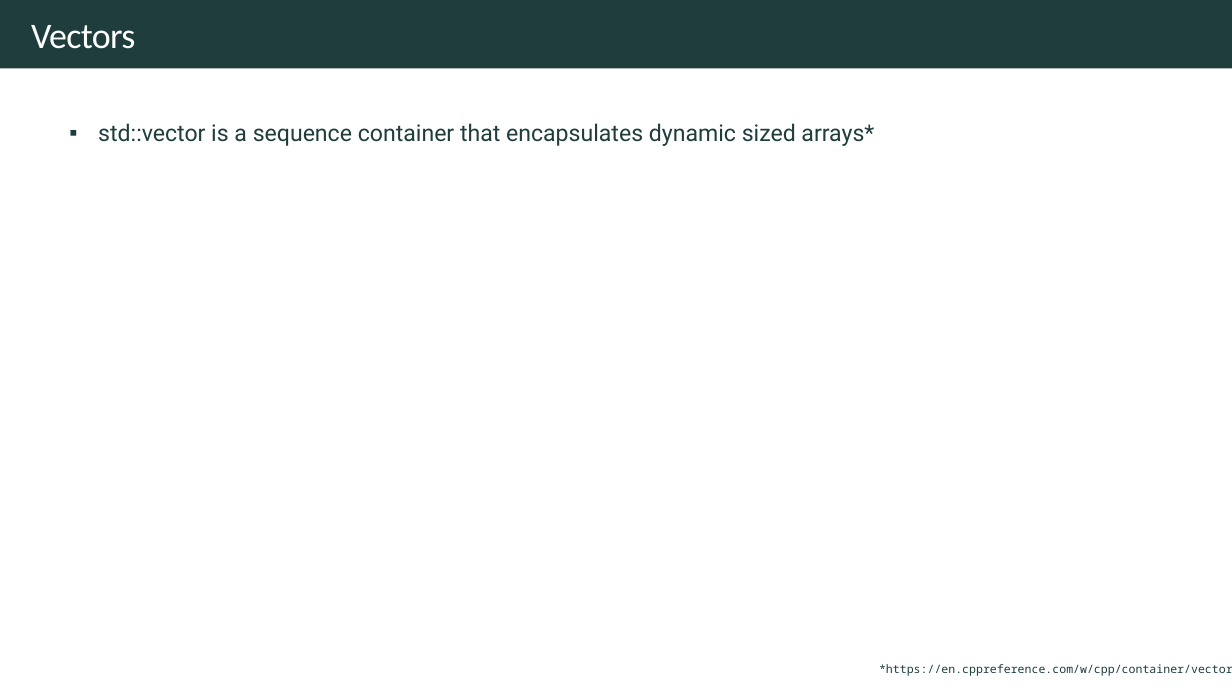
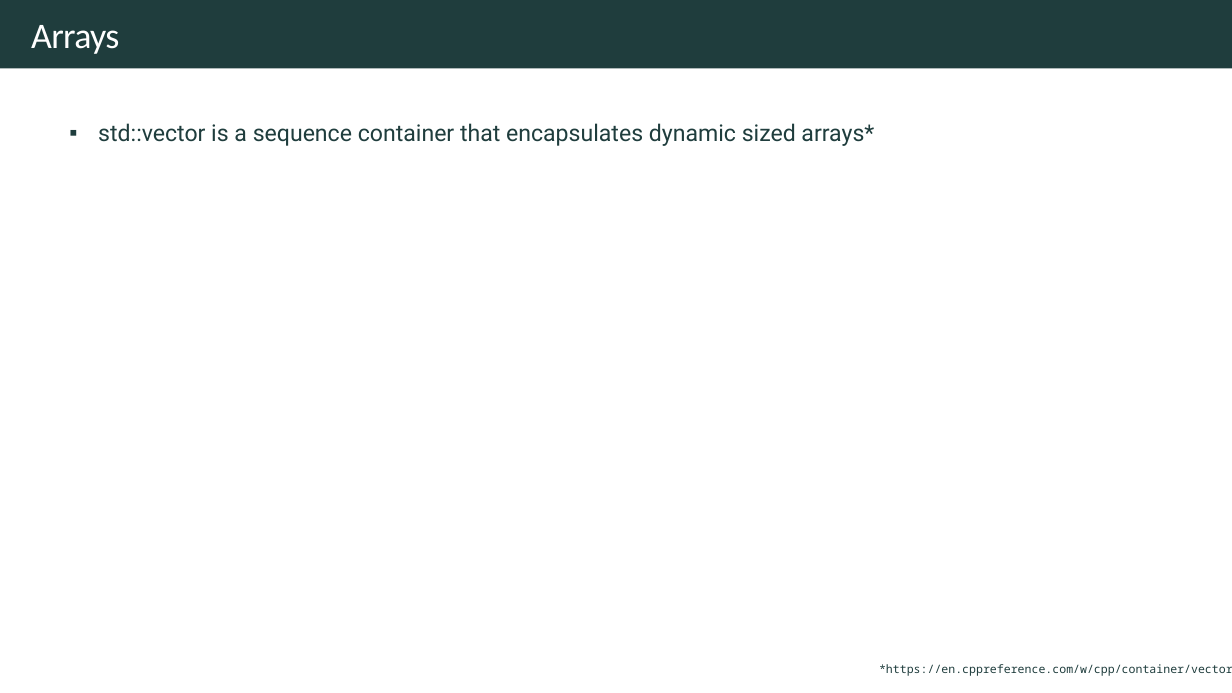
Before and after one commit to rfdavid/coding-interview-handbook-cpp, a slide deck: slide 16 of Algorithm and problem Solving Cheatsheet.pptm (slide 17 before the commit). Drawn at 1232x693 pixels with LibreOffice and Linux fonts; fonts in the diff are those of the drawing. Boxes give left, top, right and bottom in pixels: in the first picture for what was removed or moved away, otherwise in the second. Text is boxed around its words. In the diff, an @@ line names an element or a change of style, - is before the commit and + after.

Commit message:
array updates

```diff
--- a/Algorithm and problem Solving Cheatsheet.pptm
+++ b/Algorithm and problem Solving Cheatsheet.pptm
@@ text at [31,25,119,54]: text changed @@
-Vectors
+Arrays
```
Also in this commit, not shown: 13 other slides changed, 6 slides added, 2 slides removed, 16 other files.
